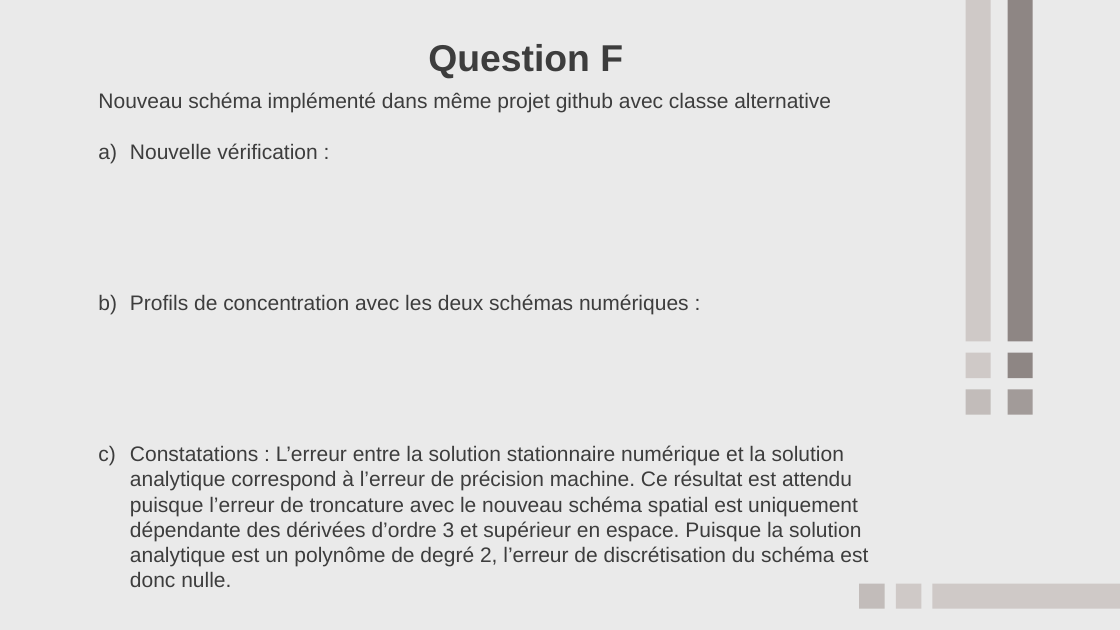
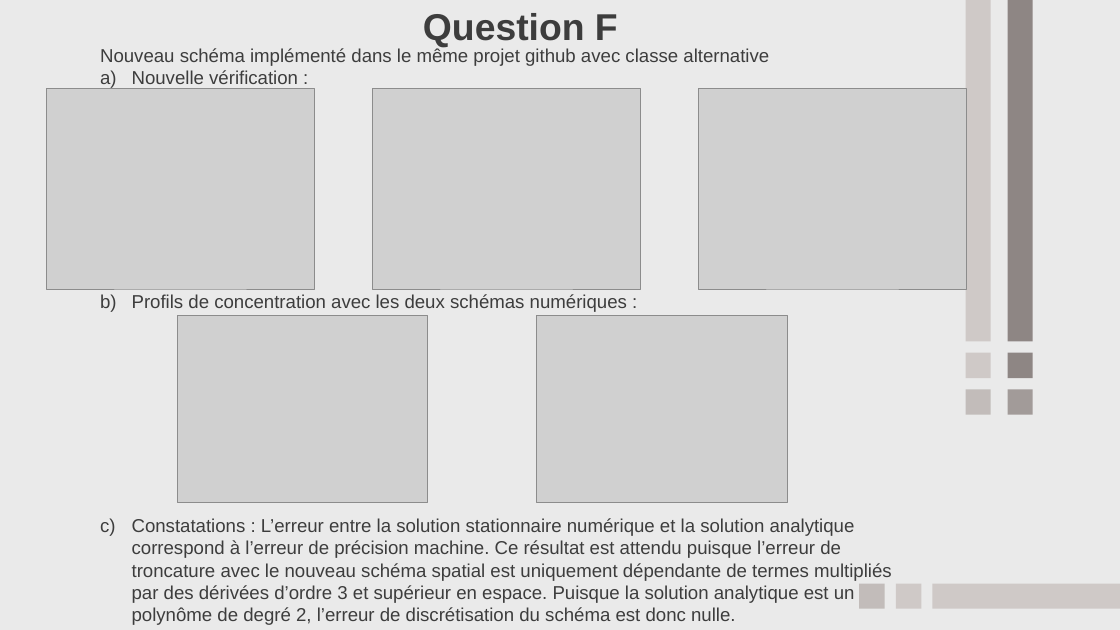
Before and after one commit to CameliaOuamara/Devoir1_Verification_de_code, a slide deck: slide 10 of Code/PPT_Devoir1.pptx (slide 9 before the commit). Drawn at 1120x630 pixels with LibreOffice and Linux fonts; fonts in the diff are those of the drawing; grey boxes stand for pictures. Boxes give left, top, right and bottom in pixels: in the first picture for what was removed or moved away, otherwise in the second. Text is boxed around its words. In the diff, an @@ line names an element or a change of style, - is before the commit and + after.

```diff
--- a/Code/PPT_Devoir1.pptx
+++ b/Code/PPT_Devoir1.pptx
@@ text "Question F": place and size @@
-text "Question F" at [428,44,623,79]
+text "Question F" at [423,13,618,48]
@@ text "Nouveau schéma implémenté dans le ...": place and size @@
-text "Nouveau schéma implémenté dans le ..." at [98,92,868,587]
+text "Nouveau schéma implémenté dans le ..." at [100,47,892,625]
@@ text at [100,47,769,66]: text changed; size 18 to 16 pt @@
-Nouveau schéma implémenté dans même projet github avec classe alternative
+Nouveau schéma implémenté dans le même projet github avec classe alternative
@@ picture added at [46,88,314,289] @@
@@ text at [132,70,627,312]: size 18 to 16 pt in "Nouvelle vérification :", "Profils de concentration avec les deux schémas ..." @@
@@ picture added at [373,88,641,289] @@
@@ picture added at [699,88,967,289] @@
@@ picture added at [177,315,428,503] @@
@@ picture added at [537,315,787,503] @@
@@ text at [132,518,892,625]: text changed; size 18 to 16 pt @@
-c) Constatations : L’erreur entre la solution stationnaire numérique et la solution analytique correspond à l’erreur de précision machine. Ce résultat est attendu puisque l’erreur de troncature avec le nouveau schéma spatial est uniquement dépendante des dérivées d’ordre 3 et supérieur en espace. Puisque la solution analytique est un polynôme de degré 2, l’erreur de discrétisation du schéma est donc nulle.
+c) Constatations : L’erreur entre la solution stationnaire numérique et la solution analytique correspond à l’erreur de précision machine. Ce résultat est attendu puisque l’erreur de troncature avec le nouveau schéma spatial est uniquement dépendante de termes multipliés par des dérivées d’ordre 3 et supérieur en espace. Puisque la solution analytique est un polynôme de degré 2, l’erreur de discrétisation du schéma est donc nulle.
```
Also in this commit, not shown: 1 other slide changed, 2 slides added, 1 other file.
